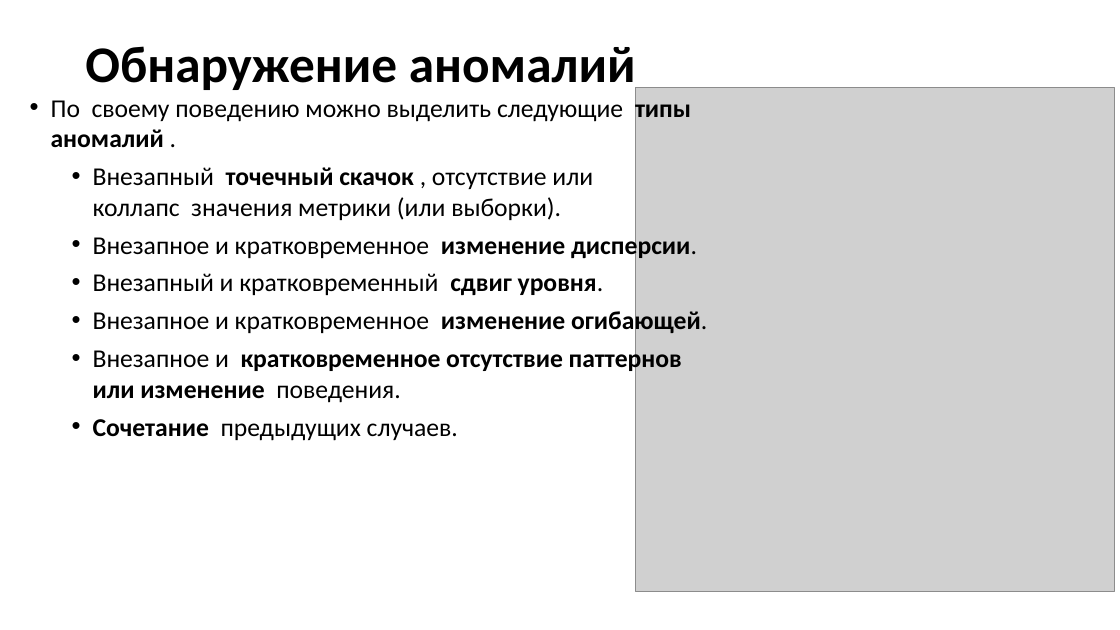
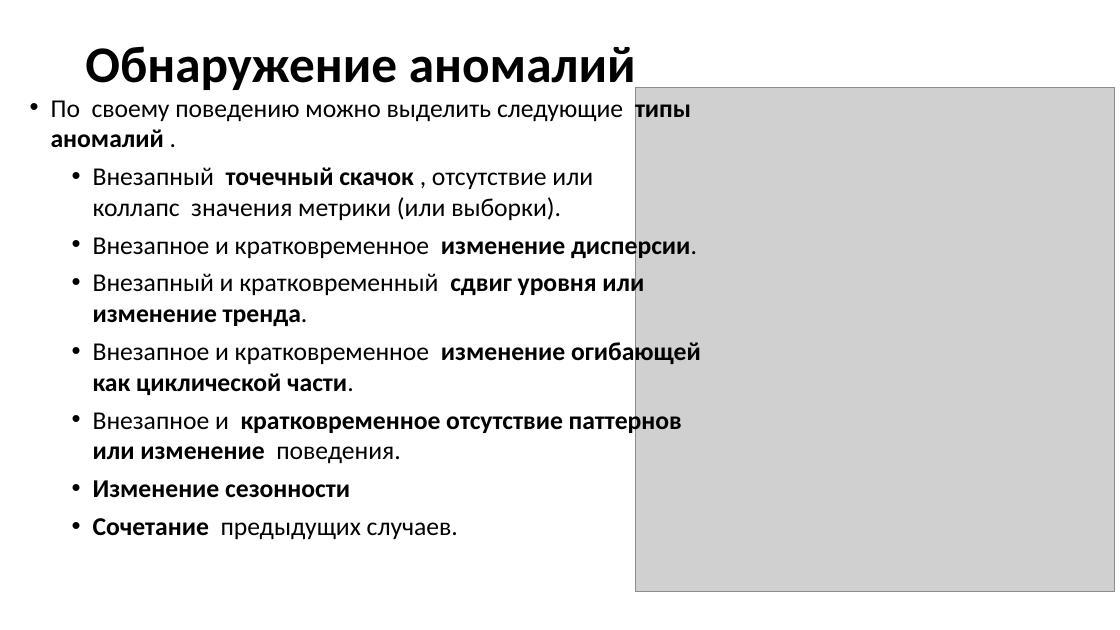
Before and after one commit to MVRonkin/TimeSeriesCourse, a slide deck: slide 8 of 2024/Lec/Юнит 20 - Обнаружение аномалий.pptx. Drawn at 1120x630 pixels with LibreOffice and Linux fonts; fonts in the diff are those of the drawing; grey boxes stand for pictures. Boxes give left, top, right and bottom in pixels: in the first picture for what was removed or moved away, otherwise in the second. Text is boxed around its words. In the diff, an @@ line names an element or a change of style, - is before the commit and + after.

```diff
--- a/2024/Lec/Юнит 20 - Обнаружение аномалий.pptx
+++ b/2024/Lec/Юнит 20 - Обнаружение аномалий.pptx
@@ text at box(93, 271, 701, 395): text changed; bold on @@
-  • Внезапный и кратковременный сдвиг уровня.
-  • Внезапное и кратковременное изменение огибающей.
+  • Внезапный и кратковременный сдвиг уровня или изменение тренда.
+  • Внезапное и кратковременное изменение огибающей как циклической части.
@@ text at box(93, 480, 350, 498): paragraph added @@
+  • Изменение сезонности
```
Also in this commit, not shown: 10 other slides changed, 16 other files.
